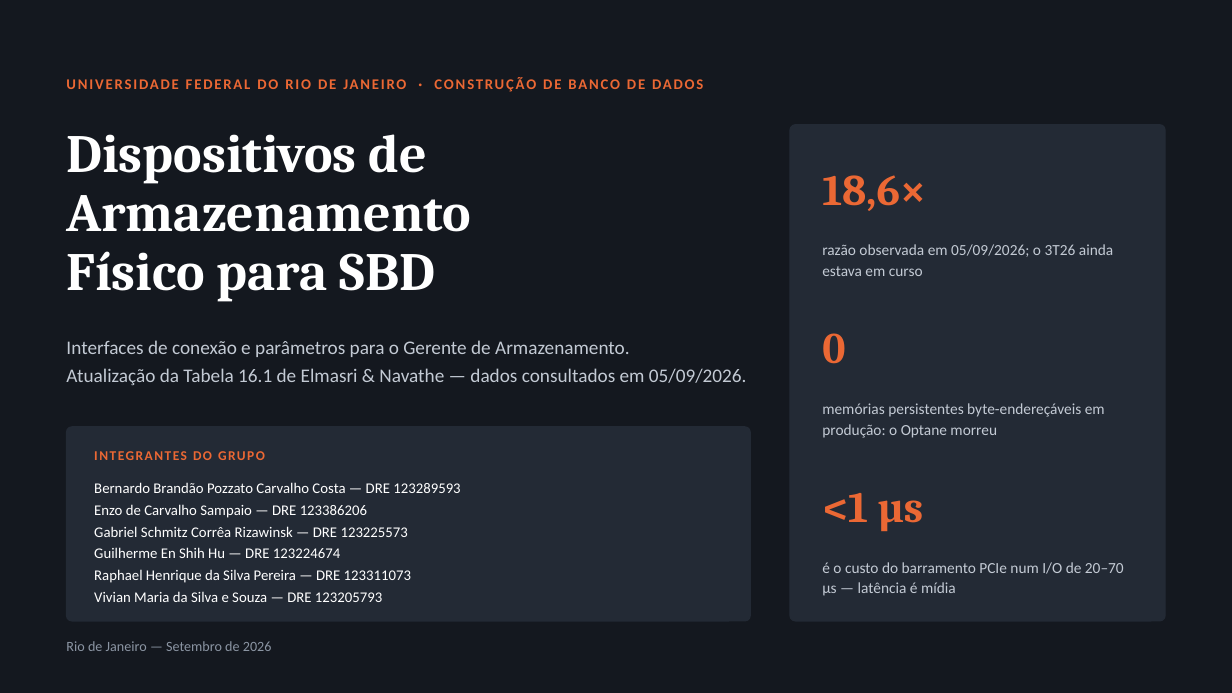
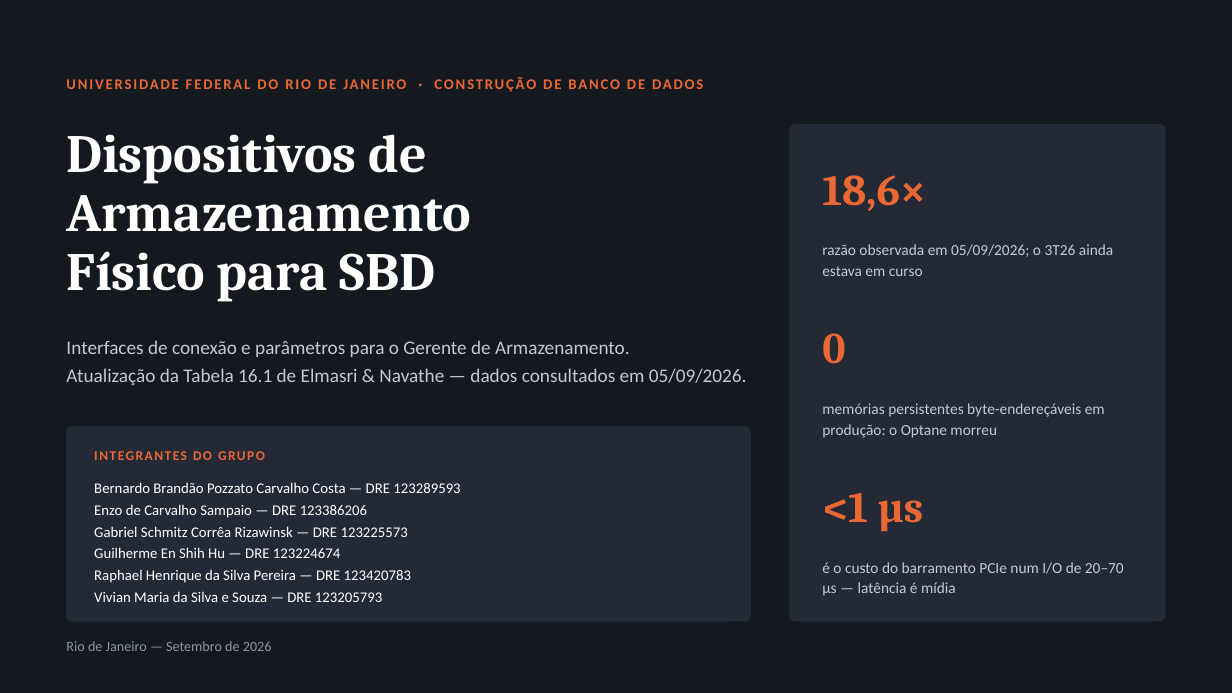
Before and after one commit to guilherme-hu/Trabalho-CBD, a slide deck: slide 1 of Storage e Interfaces/Slides_Armazenamento_SBD.pptx. Drawn at 1232x693 pixels with LibreOffice and Linux fonts; fonts in the diff are those of the drawing. Boxes give left, top, right and bottom in pixels: in the first picture for what was removed or moved away, otherwise in the second. Text is boxed around its words. In the diff, an @@ line names an element or a change of style, - is before the commit and + after.

Commit message:
Corrige DRE de Raphael nas entregas

```diff
--- a/Storage e Interfaces/Slides_Armazenamento_SBD.pptx
+++ b/Storage e Interfaces/Slides_Armazenamento_SBD.pptx
@@ text at (94,569,411,583): text changed @@
-Raphael Henrique da Silva Pereira — DRE 123311073
+Raphael Henrique da Silva Pereira — DRE 123420783
```
Also in this commit, not shown: 14 other files.
